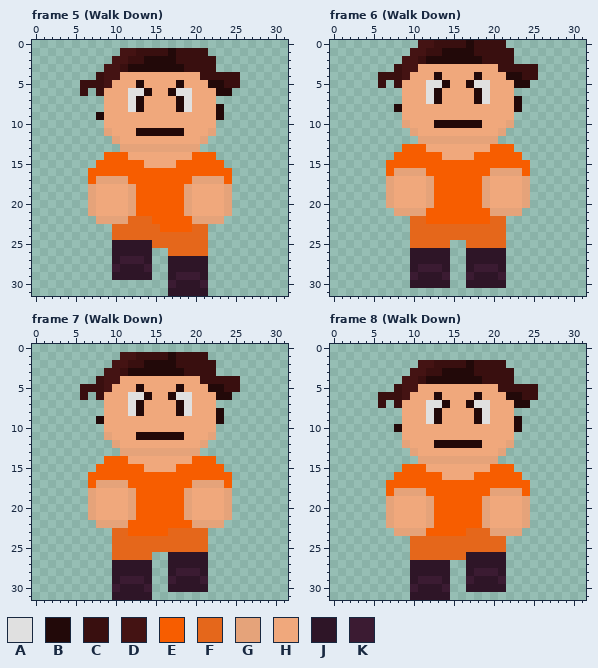
Two states of a pixel-art file, Aseprite files/Criminal/jay walt kins.aseprite. The first picture shows the starting point.
32x32 pixels, 28 frames. Colours within 5 levels of each other are drawn and written as one. Shown: frame 5 (Walk Down), frame 6 (Walk Down), frame 7 (Walk Down), frame 8 (Walk Down). The commit also changed other frames, which this record leaves out.
Palette (. is transparent): A #e0e0e0  B #220909  C #390f0f  D #441313  E #f75d00  F #e5671b  G #e5a37a  H #f0a87c  J #2e1527  K #3b1b32
The result:
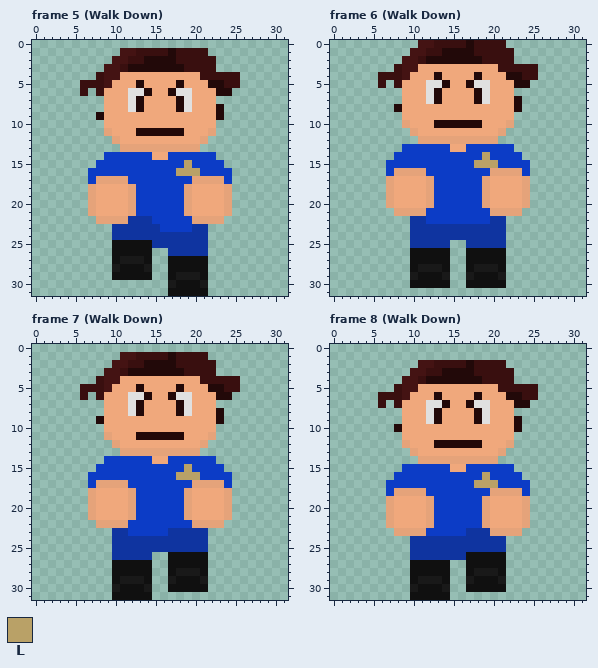
Colours new in this view: L #b9a167
Difference:
layer "Police Outfit" added
Colour E changes from #f75d00 to #0c3cc6.
Colour F changes from #e5671b to #0f34a0.
Colour J changes from #2e1527 to #101010.
Colour K changes from #3b1b32 to #191919.
Frame 5 (Walk Down), layer "Police Outfit":
Colour H becomes colour E in row 14 at x 12 to 14 and 17 to 19; in row 15 at x 14 to 17.
Colour E becomes colour L in row 15 at x 19; in row 16 at x 18 to 20.
Frame 6 (Walk Down), layer "Police Outfit":
Colour H becomes colour E in row 13 at x 12 to 14 and 17 to 19; in row 14 at x 14 to 17.
Colour E becomes colour L in row 14 at x 19; in row 15 at x 18 to 20.
Frame 7 (Walk Down), layer "Police Outfit": the same change as frame 5 (Walk Down)
Frame 8 (Walk Down), layer "Police Outfit":
Colour H becomes colour E in row 15 at x 12 to 14 and 17 to 19; in row 16 at x 14 to 17.
Colour E becomes colour L in row 16 at x 19; in row 17 at x 18 to 20.
Where, in picture pixels (left, top, right, bottom), the same in both pictures:
changed: (88, 152, 232, 296)
changed: (386, 144, 530, 288)
changed: (88, 456, 232, 600)
changed: (386, 464, 530, 600)
